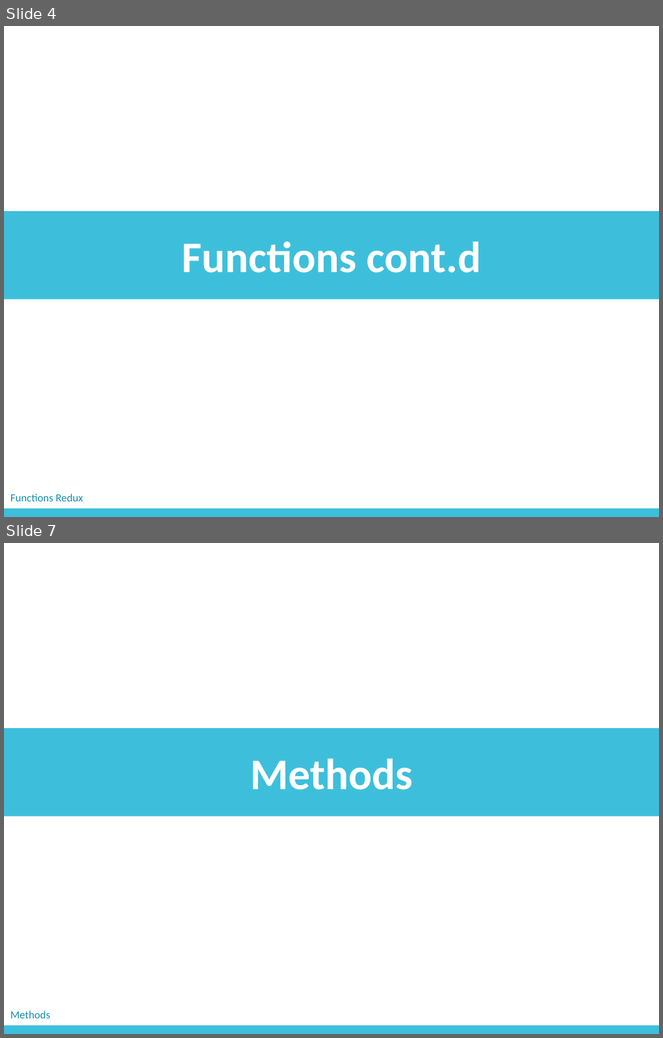
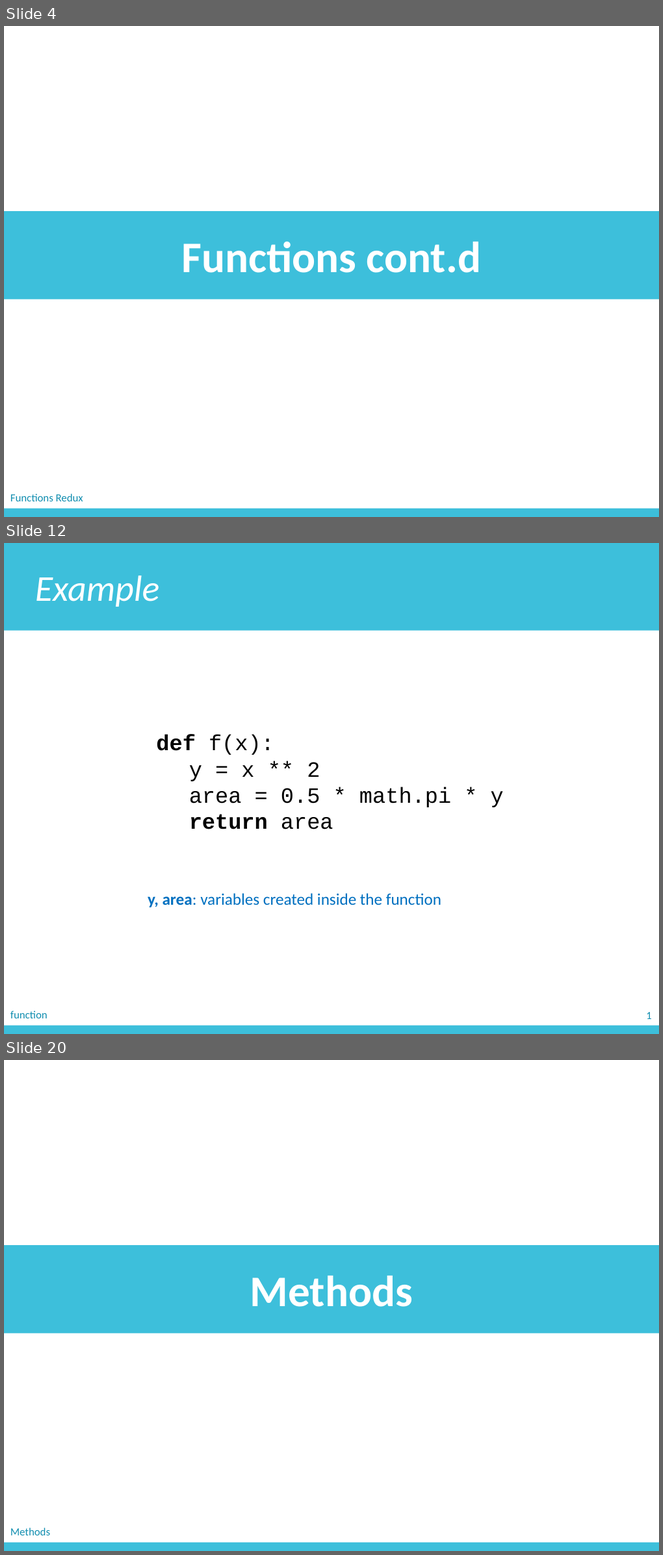
Before and after one commit to zichengliao/zuics101-fa17, a slide deck: lectures/lec05/lec05.pptx. Shown one above the other, each under a label of ours: slides 4 and 7 before the commit, slides 4, 12 and 20 after it; the slides between them are not shown. The pictures are 663x1038 and 663x1555 pixels, drawn with LibreOffice and Linux fonts; fonts in the diff are those of the drawing. Boxes give left, top, right and bottom in pixels: in the first picture for what was removed or moved away, otherwise in the second. Text is boxed around its words. In the diff, an @@ line names an element or a change of style, - is before the commit and + after.

```diff
--- a/lectures/lec05/lec05.pptx
+++ b/lectures/lec05/lec05.pptx
@@ slide 12 added at (x1=4, y1=543, x2=659, y2=1034), background #FFFFFF @@
@@ rectangle added at (x1=4, y1=543, x2=659, y2=630), fill #3DBFDB, 40 pt, text #FFFFFF, italic @@
+Example
@@ text added at (x1=156, y1=735, x2=504, y2=830), 24 pt, text #000000 @@
+def f(x):
+y = x ** 2
+area = 0.5 * math.pi * y
+return area
@@ text added at (x1=148, y1=893, x2=441, y2=908), 18 pt, text #0070C0 @@
+y, area: variables created inside the function
@@ rectangle added at (x1=4, y1=1026, x2=659, y2=1034), fill #3DBFDB @@
@@ text added at (x1=10, y1=1011, x2=48, y2=1019), 12 pt, text #118EB0 @@
+function
@@ text added at (x1=646, y1=1012, x2=651, y2=1019), 12 pt, text #118EB0 @@
+1
@@ what was slide 7 is now slide 20 @@
```
Also in this commit, not shown: 2 slides changed, 12 other slides added, 4 other files.
